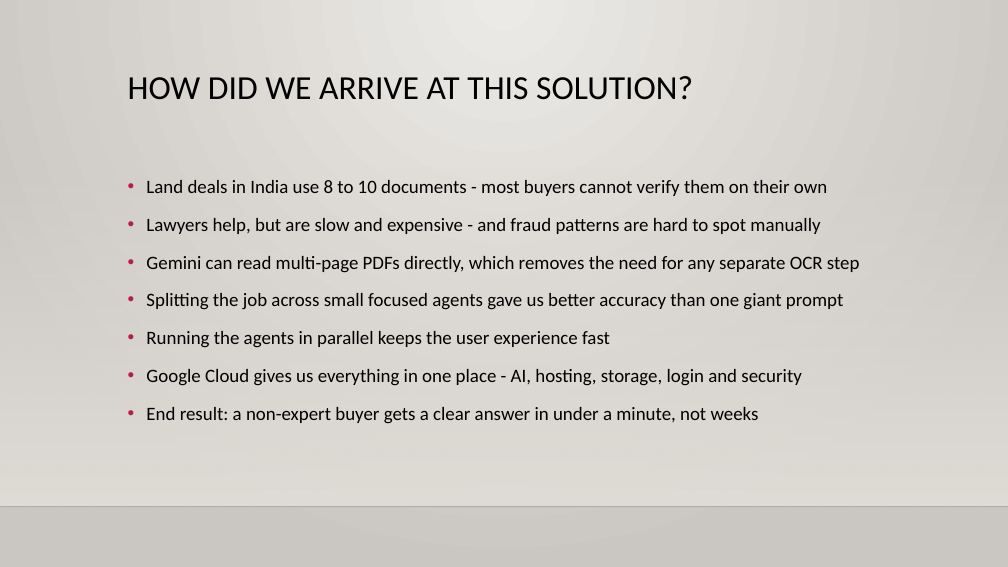
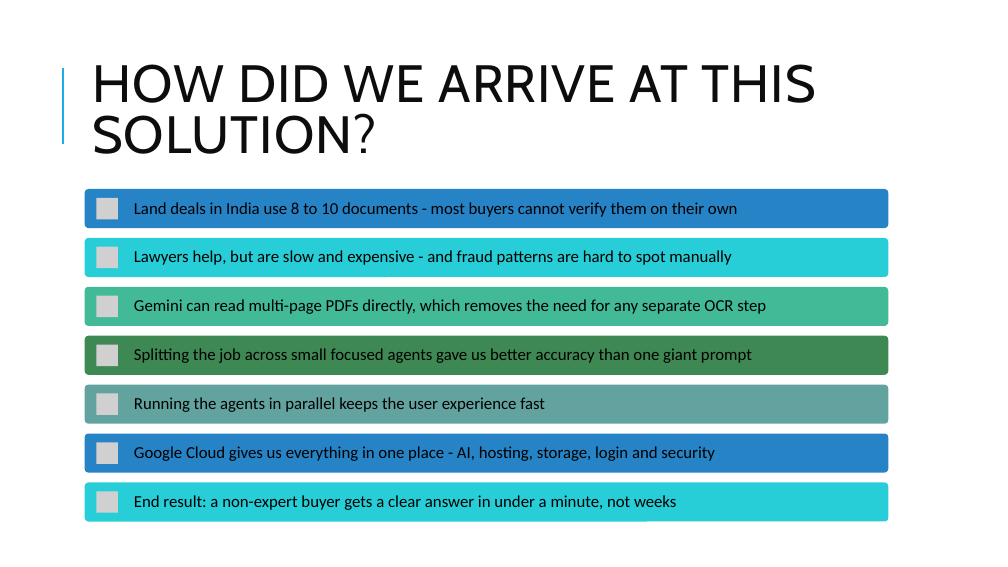
Before and after one commit to abhi88000/land-fraud-detection, a slide deck: slide 11 of docs/deck/Landshield-Deck.pptx. Drawn at 1008x567 pixels with LibreOffice and Linux fonts; fonts in the diff are those of the drawing; grey boxes stand for pictures; background and template pictures are left out. Boxes give left, top, right and bottom in pixels: in the first picture for what was removed or moved away, otherwise in the second. Text is boxed around its words. In the diff, an @@ line names an element or a change of style, - is before the commit and + after.

```diff
--- a/docs/deck/Landshield-Deck.pptx
+++ b/docs/deck/Landshield-Deck.pptx
@@ background gradient #ECEAE7 to #CAC7C1 to picture (left out) @@
@@ line added from (63, 144) to (63, 68), #1CADE4 1.5 pt @@
@@ title "HOW DID WE ARRIVE AT ...": place and size @@
-title "HOW DID WE ARRIVE AT ..." at (128,76,693,100)
+title "HOW DID WE ARRIVE AT ..." at (92,64,816,154)
@@ title "HOW DID WE ARRIVE AT ..." at (92,64,816,154): size 32 to 50 pt, font Calibri to Cabin, text colour #000000 to #0D0D0D, letter spacing 0 to 1 pt; line spacing 0.9 to 0.8; vertical alignment top to middle @@
@@ rectangle removed at (0,167,1008,507) @@
@@ text removed at (146,180,860,424) @@
-• Land deals in India use 8 to 10 documents - most buyers cannot verify them on their own
-• Lawyers help, but are slow and expensive - and fraud patterns are hard to spot manually
-• Gemini can read multi-page PDFs directly, which removes the need for any separate OCR step
-• Splitting the job across small focused agents gave us better accuracy than one giant prompt
-• Running the agents in parallel keeps the user experience fast
-• Google Cloud gives us everything in one place - AI, hosting, storage, login and security
-• End result: a non-expert buyer gets a clear answer in under a minute, not weeks
@@ line removed from (0, 507) to (1008, 507) @@
@@ group added at (85,189,889,522): 7 rounded rectangles, 7 pictures, 7 texts @@
+Land deals in India use 8 to 10 documents - most buyers cannot verify them on their own
+Lawyers help, but are slow and expensive - and fraud patterns are hard to spot manually
+Gemini can read multi-page PDFs directly, which removes the need for any separate OCR step
+Splitting the job across small focused agents gave us better accuracy than one giant prompt
+Running the agents in parallel keeps the user experience fast
+Google Cloud gives us everything in one place - AI, hosting, storage, login and security
+End result: a non-expert buyer gets a clear answer in under a minute, not weeks
```
Also in this commit, not shown: 10 other slides changed, 1 slide added, 1 slide removed, 9 other files.
